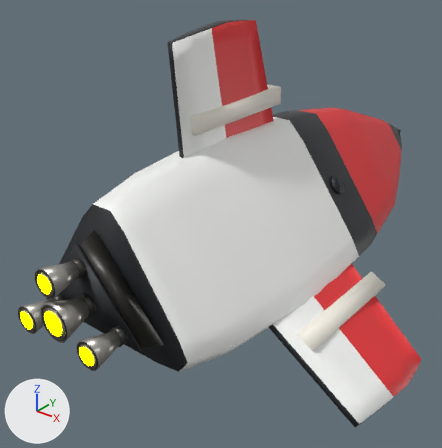
An edit to the glTF model ThoriumGap_JS/models/Ship_Standard_3.glb, drawn before and after from the same camera.
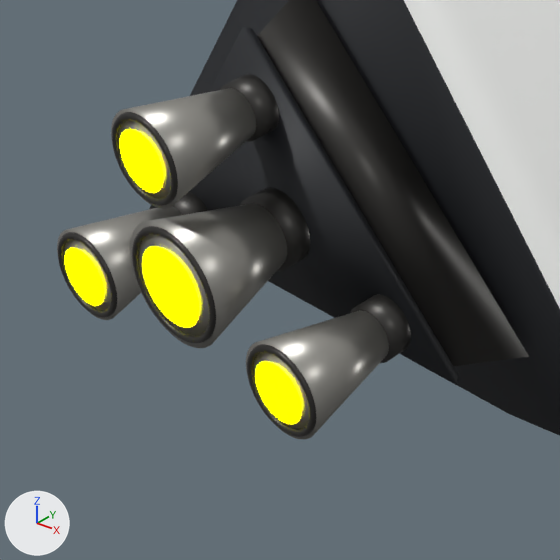
Each version is shown whole from a camera (50 mm lens) standing at (4.25, -6.7, 3.38) and looking at (-0.42, -0.85, -0.24), then close up on the part from 0% to 39% of the width and 52% to 91% of the height. The lights are fixed; the arrows at lower left show +X, +Y and +Z. The older version's two pictures come first. Where no turn or scale is listed for an object, it has been applied to the vertices.

In view in the first close-up: 'EngineBell_Center_BurnishedNozzle', 'EngineBell_Dorsal_BurnishedNozzle', 'EngineBell_LowerLeft_BurnishedNozzle', 'EngineBell_LowerRight_BurnishedNozzle', 'EngineBlock_AftTriFoldTrimFrame', 'EngineBlock_AftTriangularIntegratedMountPlate', 'EngineEmitter', 'EngineLip_Center_DarkRim', 'EngineLip_LowerRight_DarkRim', 'EngineThroat_Center_DarkSocket', 'EngineThroat_Dorsal_DarkSocket', 'Fuselage_RoundedTriangleTriFoldBody' and 4 more.
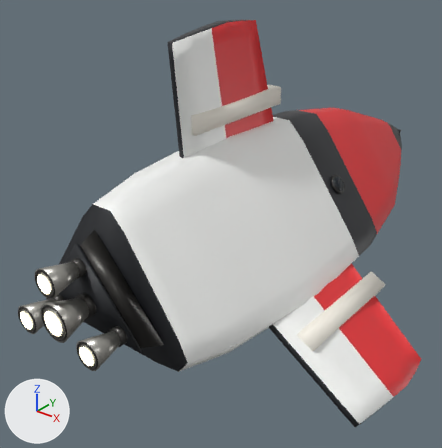
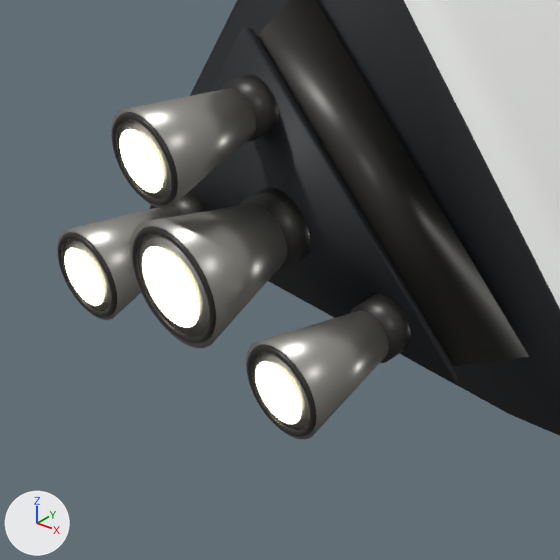
Edits to the scene script, one JSON object a line:
```json
{"op": "set", "path": "mat_engineglow.emission_color", "old": "(1.0, 1.0, 0.0)", "new": "(0.62, 0.57, 0.4)", "note": "yellow #ffff00 -> beige #cec7aa"}
```

What differs and where, as boxes [x1, y1, x2, y2] in the close-ups (560 x 560 px):
```json
{"object": "EngineEmitter", "change": "recoloured", "before": [64, 129, 302, 424], "after": [64, 129, 302, 424]}
```
